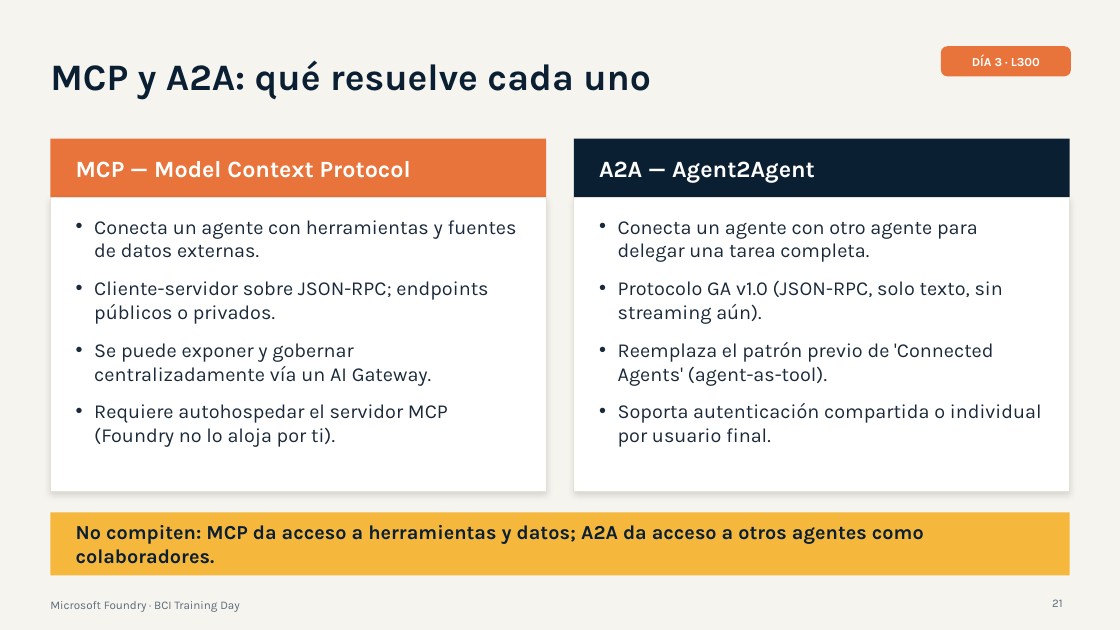
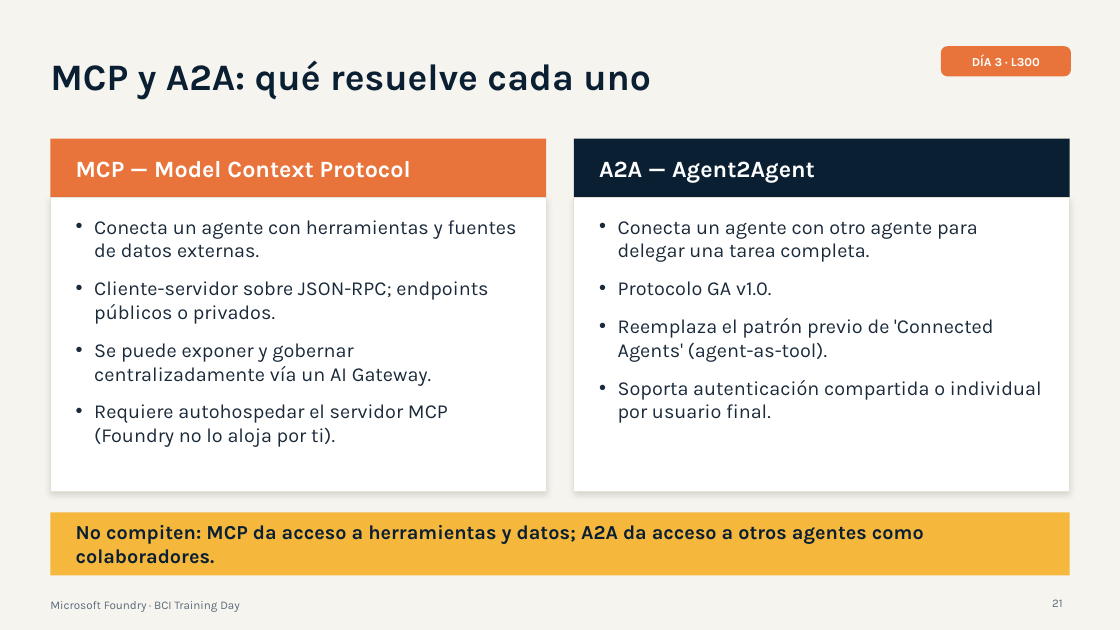
Before and after one commit to valegrajales/bci_workshop, a slide deck: slide 21 of presentaciones/BCI_Foundry_Dia3_L300_Produccion_Gobierno.pptx. Drawn at 1120x630 pixels with LibreOffice and Linux fonts; fonts in the diff are those of the drawing. Boxes give left, top, right and bottom in pixels: in the first picture for what was removed or moved away, otherwise in the second. Text is boxed around its words. In the diff, an @@ line names an element or a change of style, - is before the commit and + after.

```diff
--- a/presentaciones/BCI_Foundry_Dia3_L300_Produccion_Gobierno.pptx
+++ b/presentaciones/BCI_Foundry_Dia3_L300_Produccion_Gobierno.pptx
@@ text at (618, 281, 771, 296): text changed @@
-• Protocolo GA v1.0 (JSON-RPC, solo texto, sin streaming aún).
+• Protocolo GA v1.0.
```
Also in this commit, not shown: 3 other files.
